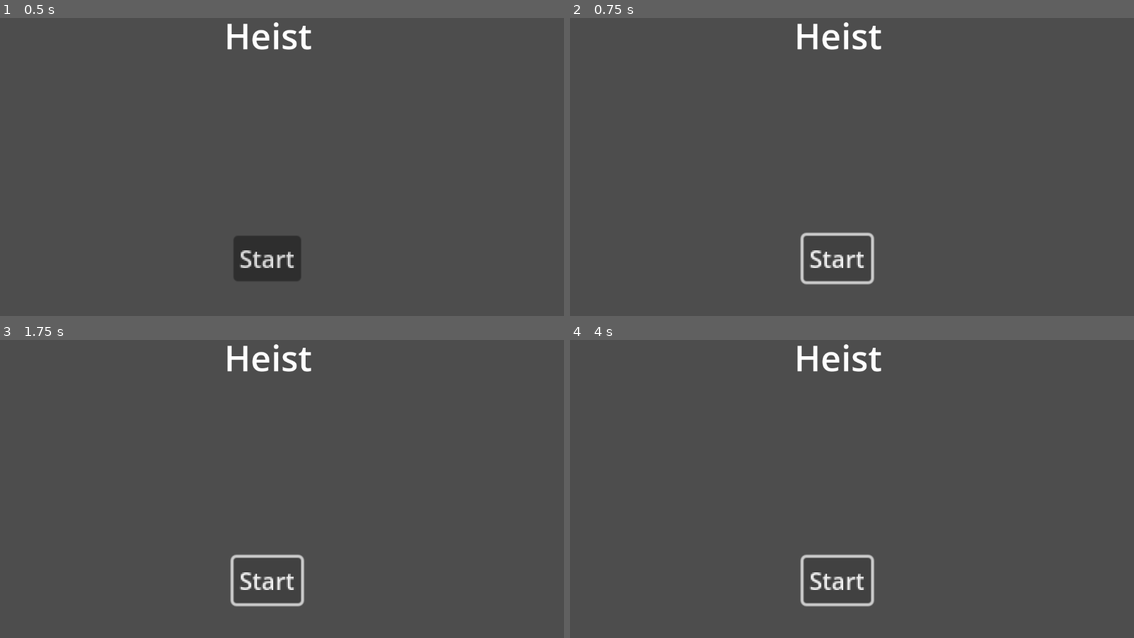
Above: before the commit, frames 1-4 (two rows, left to right).
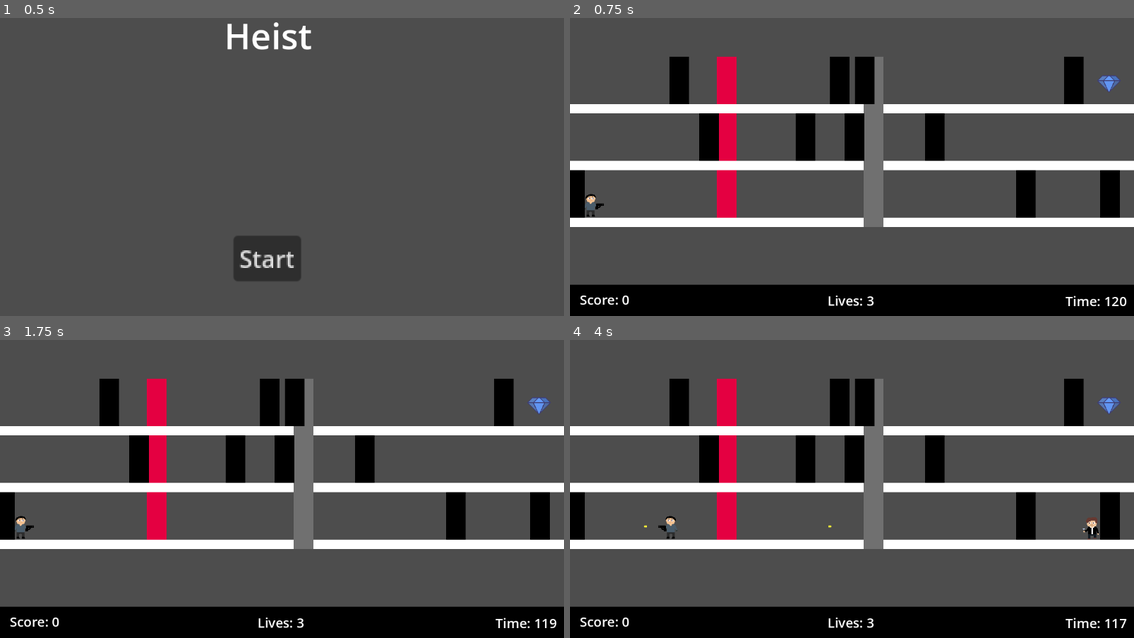
Above: after the commit, the same moments.

Repository: Colonelpanic0/Heist
Game: Godot game, scene res://Scenes/frontendnew.tscn
Same seed, same stepped clock (60 frames per second), same inputs: the game is played once before the commit and once after it. This scene is started directly instead of the project's main scene.
Inputs (mouse positions are in pixels of both pictures, inside the frame that each line leads up to):
- Up to frame 1 (0.5 s): no input
- Up to frame 2 (0.75 s): click "Start" at 0.5 s
- Up to frame 3 (1.75 s): click (265, 581) at 1.25 s, where only the run before the commit has a clickable "Start"
- Up to frame 4 (4 s): tap Enter at 2 s; hold D (Right) 2.03-3.53 s; tap 2 (Fire) at 2.1, 3.6 s; tap 1 (Jump) at 2.27, 3.02 s; tap Space (Start) at 2.85 s; hold A (Left) from 3.53 s (still down)

Frame 1 is identical in both runs. In frame 2, 31% of the frame differs, in the area x 0-100%, y 1-100%; in frame 3, 31%; in frame 4, 31%.

Commit message:
timer fixes

Diff:
--- a/heist/Scripts/GameManager.gd
+++ b/heist/Scripts/GameManager.gd
@@ -23,7 +23,7 @@
 	build_level()
 	build_generators()
 	build_statusbar()
-	Singleton.timer = 100
+	Singleton.timer = 120
 
 func build_level():
 	# Randomly choose how many prefabs to use (3 to 5)
--- a/heist/Scripts/frontend.gd
+++ b/heist/Scripts/frontend.gd
@@ -1,4 +1,4 @@
-extends Node2D
+extends CanvasLayer
 
 @export var playable_scene :PackedScene
 
--- a/heist/Scripts/singleton.gd
+++ b/heist/Scripts/singleton.gd
@@ -56,7 +56,6 @@
 					_game_over()
 				else:
 					get_tree().change_scene_to_file("res://Scenes/playablenew.tscn")
-					timer = 100
 
 func _game_over():
 	gamestart = false
